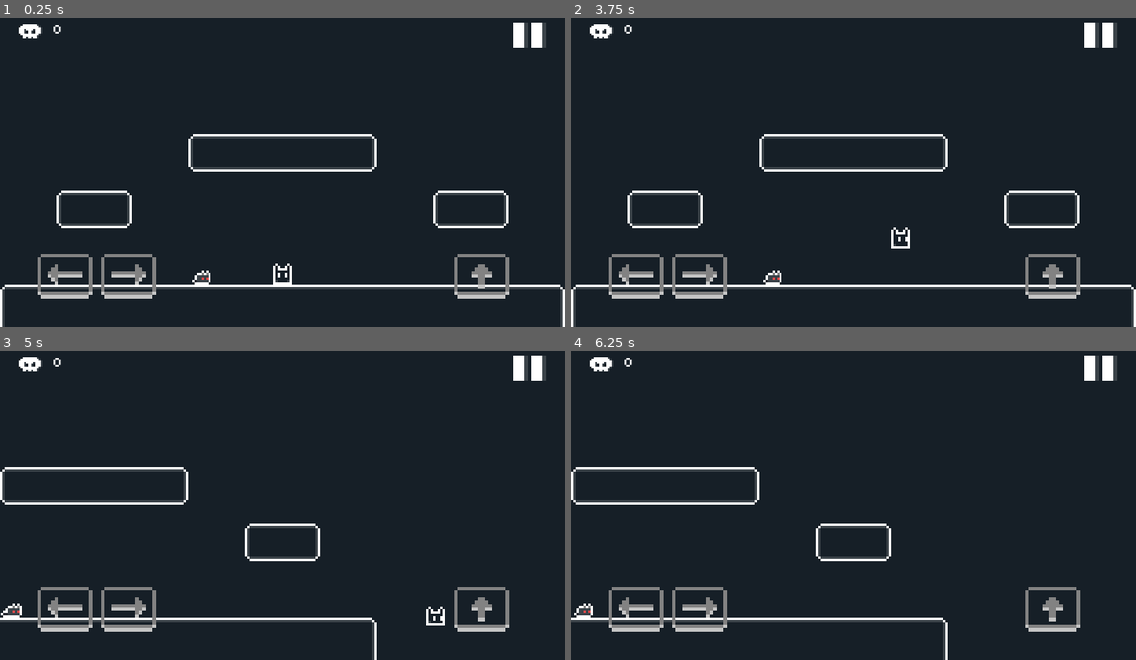
Above: before the commit, frames 1-4 (two rows, left to right).
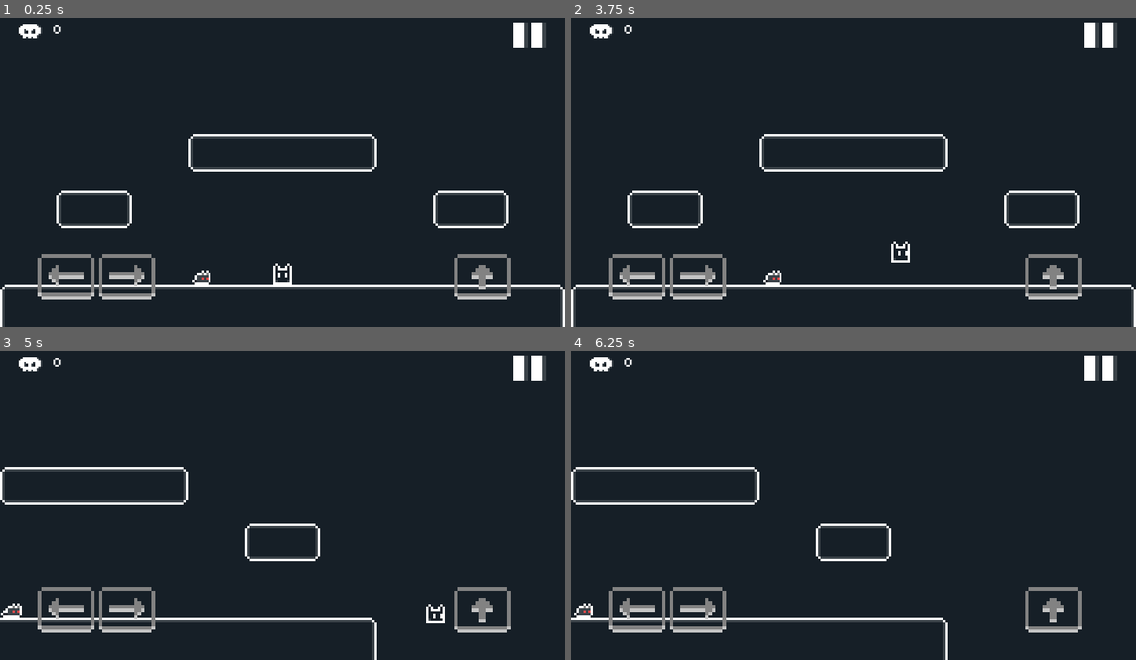
Above: after the commit, the same moments.

Repository: adityarahmanda/RabvantureGodot
Game: Godot game, scene res://Scenes/Game.tscn
Two runs of this game, one before a commit and one after it. Both use one fixed random seed, a clock stepped at 60 frames per second and the inputs below.
Inputs (mouse positions are in pixels of both pictures, inside the frame that each line leads up to):
- Up to frame 1 (0.25 s): no input
- Up to frame 2 (3.75 s): click (638, 277) at 0.52 s; click (700, 277) at 1.27 s; click (1051, 277) at 2.02 s; click (1102, 36) at 2.75 s; tap Enter (ui_accept) at 3.5 s; hold Right (ui_right) from 3.53 s (still down); tap Space (ui_select) at 3.6 s
- Up to frame 3 (5 s): keep holding Right (ui_right); tap Enter (ui_accept) at 3.77, 3.8, 4.07, 4.35, 4.52, 4.82 s; tap Space (ui_select) at 4.55 s
- Up to frame 4 (6.25 s): release Right (ui_right) at 5.03 s; hold Left (ui_left) 5.03-5.78 s; tap Space (ui_select) at 5.1, 5.85 s; tap Enter (ui_accept) at 5.3, 5.75, 6.02 s; hold Right (ui_right) from 5.78 s (still down)

The runs differ from the first frame. In frame 1, 1.0% of the frame differs, in the area x 6-91%, y 76-92%; in frame 2, 1.1%, in the area x 6-91%, y 67-92%; in frame 3, 1.1%; in frame 4, 1.0%.

Commit message:
implement UI input

Diff:
--- /dev/null
+++ b/Components/UI/GameUIInput.tscn
@@ -0,0 +1,62 @@
+[gd_scene load_steps=8 format=3 uid="uid://uc1b4mri88y4"]
+
+[ext_resource type="Script" path="res://Scripts/UI/GameUIInput.gd" id="1_ugbk3"]
+[ext_resource type="Texture2D" uid="uid://cstfx8xbjy1ce" path="res://Sprites/SpriteAtlas/LeftInputButton.tres" id="2_qcab3"]
+[ext_resource type="Texture2D" uid="uid://c34dsctgexd4o" path="res://Sprites/SpriteAtlas/LeftPressedInputButton.tres" id="3_eikkm"]
+[ext_resource type="Texture2D" uid="uid://l0gsbd8ud23h" path="res://Sprites/SpriteAtlas/RightInputButton.tres" id="4_rt6jr"]
+[ext_resource type="Texture2D" uid="uid://cfmbpss6ruwv" path="res://Sprites/SpriteAtlas/RightPressedInputButton.tres" id="5_d00bu"]
+[ext_resource type="Texture2D" uid="uid://b5ki4c688fvaf" path="res://Sprites/SpriteAtlas/JumpInputButton.tres" id="6_xgaoa"]
+[ext_resource type="Texture2D" uid="uid://clq3kkw0fbt6s" path="res://Sprites/SpriteAtlas/JumpPressedInputButton.tres" id="7_8il7a"]
+
+[node name="GameUIInput" type="Control"]
+layout_mode = 3
+anchors_preset = 15
+anchor_right = 1.0
+anchor_bottom = 1.0
+grow_horizontal = 2
+grow_vertical = 2
+script = ExtResource("1_ugbk3")
+
+[node name="BottomLeftContainer" type="HBoxContainer" parent="."]
+layout_mode = 1
+anchors_preset = 2
+anchor_top = 1.0
+anchor_bottom = 1.0
+offset_left = 16.0
+offset_top = -31.0
+offset_right = 66.0
+offset_bottom = -12.0
+grow_vertical = 0
+
+[node name="LeftInputButton" type="TouchScreenButton" parent="BottomLeftContainer"]
+unique_name_in_owner = true
+scale = Vector2(1.5, 1.5)
+texture_normal = ExtResource("2_qcab3")
+texture_pressed = ExtResource("3_eikkm")
+
+[node name="RightInputButton" type="TouchScreenButton" parent="BottomLeftContainer"]
+unique_name_in_owner = true
+position = Vector2(26, 0)
+scale = Vector2(1.5, 1.5)
+texture_normal = ExtResource("4_rt6jr")
+texture_pressed = ExtResource("5_d00bu")
+
+[node name="BottomRightContainer" type="HBoxContainer" parent="."]
+layout_mode = 1
+anchors_preset = 3
+anchor_left = 1.0
+anchor_top = 1.0
+anchor_right = 1.0
+anchor_bottom = 1.0
+offset_left = -47.0
+offset_top = -31.0
+offset_right = -24.0
+offset_bottom = -12.0
+grow_horizontal = 0
+grow_vertical = 0
+
+[node name="JumpInputButton" type="TouchScreenButton" parent="BottomRightContainer"]
+unique_name_in_owner = true
+scale = Vector2(1.5, 1.5)
+texture_normal = ExtResource("6_xgaoa")
+texture_pressed = ExtResource("7_8il7a")
--- a/Components/UI/MainCanvas.tscn
+++ b/Components/UI/MainCanvas.tscn
@@ -1,14 +1,9 @@
-[gd_scene load_steps=10 format=3 uid="uid://do70gvk84lf4u"]
+[gd_scene load_steps=5 format=3 uid="uid://do70gvk84lf4u"]
 
 [ext_resource type="Script" path="res://Scenes/GameUI.gd" id="1_jxtuh"]
 [ext_resource type="Texture2D" uid="uid://ck25jqs26eslb" path="res://Sprites/Death_Icon.png" id="2_yaxwb"]
 [ext_resource type="Texture2D" uid="uid://dmx047q2aay1r" path="res://Sprites/Pause_Icon.png" id="3_af4s3"]
-[ext_resource type="Texture2D" uid="uid://cstfx8xbjy1ce" path="res://Sprites/SpriteAtlas/LeftInputButton.tres" id="4_pi05b"]
-[ext_resource type="Texture2D" uid="uid://c34dsctgexd4o" path="res://Sprites/SpriteAtlas/LeftPressedInputButton.tres" id="5_ghdgx"]
-[ext_resource type="Texture2D" uid="uid://l0gsbd8ud23h" path="res://Sprites/SpriteAtlas/RightInputButton.tres" id="6_pgs8b"]
-[ext_resource type="Texture2D" uid="uid://cfmbpss6ruwv" path="res://Sprites/SpriteAtlas/RightPressedInputButton.tres" id="7_ymh26"]
-[ext_resource type="Texture2D" uid="uid://b5ki4c688fvaf" path="res://Sprites/SpriteAtlas/UpInputButton.tres" id="8_2inei"]
-[ext_resource type="Texture2D" uid="uid://clq3kkw0fbt6s" path="res://Sprites/SpriteAtlas/UpPressedInputButton.tres" id="9_h2btb"]
+[ext_resource type="PackedScene" uid="uid://uc1b4mri88y4" path="res://Components/UI/GameUIInput.tscn" id="4_wb8iq"]
 
 [node name="MainCanvas" type="CanvasLayer"]
 script = ExtResource("1_jxtuh")
@@ -73,48 +68,5 @@
 texture_normal = ExtResource("3_af4s3")
 stretch_mode = 5
 
-[node name="BottomLeftContainer" type="HBoxContainer" parent="Control"]
+[node name="GameUIInput" parent="Control" instance=ExtResource("4_wb8iq")]
 layout_mode = 1
-anchors_preset = 2
-anchor_top = 1.0
-anchor_bottom = 1.0
-offset_left = 16.0
-offset_top = -31.0
-offset_right = 66.0
-offset_bottom = -12.0
-grow_vertical = 0
-
-[node name="LeftInputButton" type="TextureButton" parent="Control/BottomLeftContainer"]
-custom_minimum_size = Vector2(23.2, 19.2)
-layout_mode = 2
-texture_normal = ExtResource("4_pi05b")
-texture_pressed = ExtResource("5_ghdgx")
-stretch_mode = 4
-
-[node name="RightInputButton" type="TextureButton" parent="Control/BottomLeftContainer"]
-custom_minimum_size = Vector2(23.2, 19.2)
-layout_mode = 2
-texture_normal = ExtResource("6_pgs8b")
-texture_pressed = ExtResource("7_ymh26")
-stretch_mode = 4
-
-[node name="BottomRightContainer" type="HBoxContainer" parent="Control"]
-layout_mode = 1
-anchors_preset = 3
-anchor_left = 1.0
-anchor_top = 1.0
-anchor_right = 1.0
-anchor_bottom = 1.0
-offset_left = -47.0
-offset_top = -31.0
-offset_right = -24.0
-offset_bottom = -12.0
-grow_horizontal = 0
-grow_vertical = 0
-
-[node name="UpInputButton" type="TextureButton" parent="Control/BottomRightContainer"]
-custom_minimum_size = Vector2(23.2, 19.2)
-layout_mode = 2
-texture_normal = ExtResource("8_2inei")
-texture_pressed = ExtResource("9_h2btb")
-stretch_mode = 4
--- a/Scripts/Player/PlayerEntity.gd
+++ b/Scripts/Player/PlayerEntity.gd
@@ -23,11 +23,11 @@
 
 func handle_movement(delta) -> void:
 	# Handle Jump
-	if Input.is_action_just_pressed("ui_accept"):
+	if Input.is_action_just_pressed("ui_select"):
 		elapsed_charge_jump_time = 0
 		jump_velocity = min_jump_velocity
 		is_charge_jumping = true
-	if Input.is_action_just_released("ui_accept"):
+	if Input.is_action_just_released("ui_select"):
 		is_charge_jumping = false
 
 	if is_charge_jumping:
--- /dev/null
+++ b/Scripts/UI/GameUIInput.gd
@@ -0,0 +1,10 @@
+extends Control
+
+@onready var left_input_button : TouchScreenButton = %LeftInputButton
+@onready var right_input_button : TouchScreenButton = %RightInputButton
+@onready var jump_input_button : TouchScreenButton = %JumpInputButton
+
+func _ready():
+	left_input_button.set_action("ui_left")
+	right_input_button.set_action("ui_right")
+	jump_input_button.set_action("ui_select")
--- a/project.godot
+++ b/project.godot
@@ -33,6 +33,21 @@
 
 theme/custom_font="res://Fonts/SilkScreen.tres"
 
+[input]
+
+ui_accept={
+"deadzone": 0.5,
+"events": [Object(InputEventKey,"resource_local_to_scene":false,"resource_name":"","device":0,"window_id":0,"alt_pressed":false,"shift_pressed":false,"ctrl_pressed":false,"meta_pressed":false,"pressed":false,"keycode":4194309,"physical_keycode":0,"key_label":0,"unicode":0,"echo":false,"script":null)
+, Object(InputEventKey,"resource_local_to_scene":false,"resource_name":"","device":0,"window_id":0,"alt_pressed":false,"shift_pressed":false,"ctrl_pressed":false,"meta_pressed":false,"pressed":false,"keycode":4194310,"physical_keycode":0,"key_label":0,"unicode":0,"echo":false,"script":null)
+]
+}
+ui_select={
+"deadzone": 0.5,
+"events": [Object(InputEventJoypadButton,"resource_local_to_scene":false,"resource_name":"","device":0,"button_index":0,"pressure":0.0,"pressed":false,"script":null)
+, Object(InputEventKey,"resource_local_to_scene":false,"resource_name":"","device":0,"window_id":0,"alt_pressed":false,"shift_pressed":false,"ctrl_pressed":false,"meta_pressed":false,"pressed":false,"keycode":32,"physical_keycode":0,"key_label":0,"unicode":32,"echo":false,"script":null)
+]
+}
+
 [rendering]
 
 textures/canvas_textures/default_texture_filter=0
Renamed: Sprites/SpriteAtlas/UpInputButton.tres -> Sprites/SpriteAtlas/JumpInputButton.tres
Renamed: Sprites/SpriteAtlas/UpPressedInputButton.tres -> Sprites/SpriteAtlas/JumpPressedInputButton.tres
